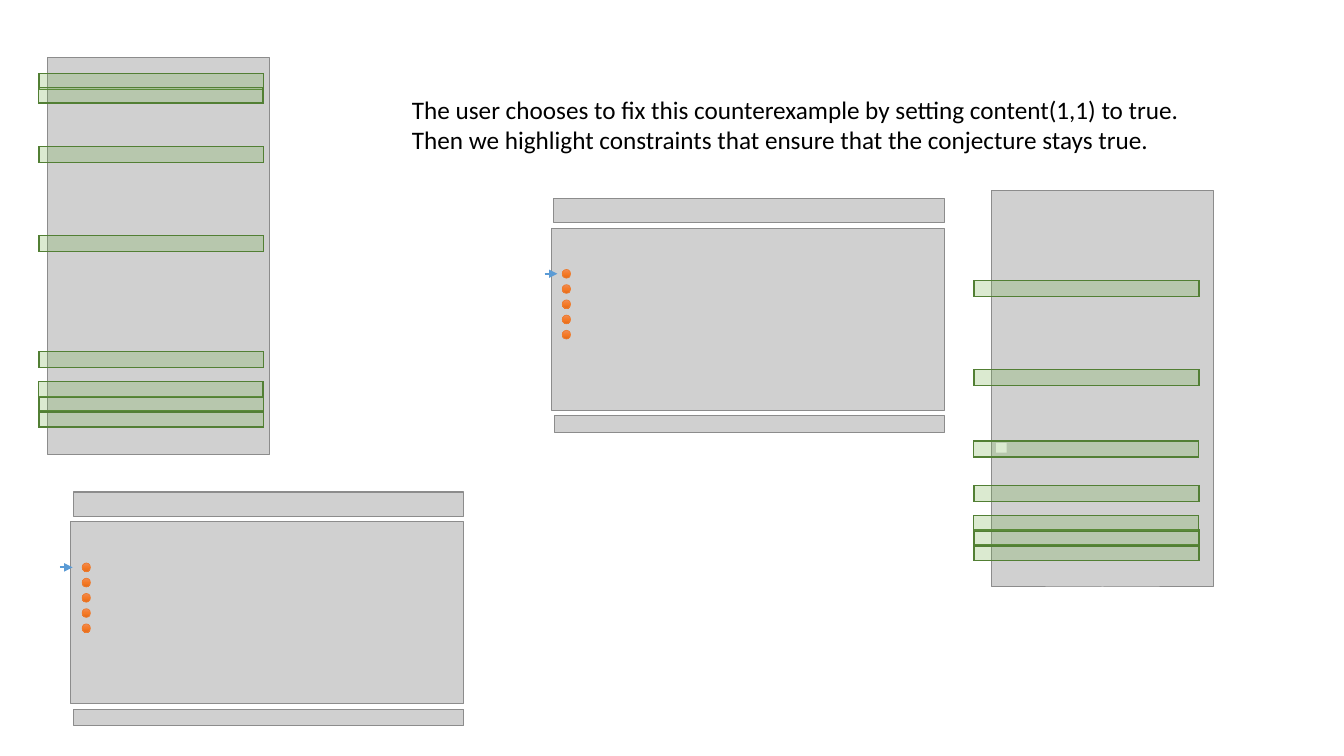
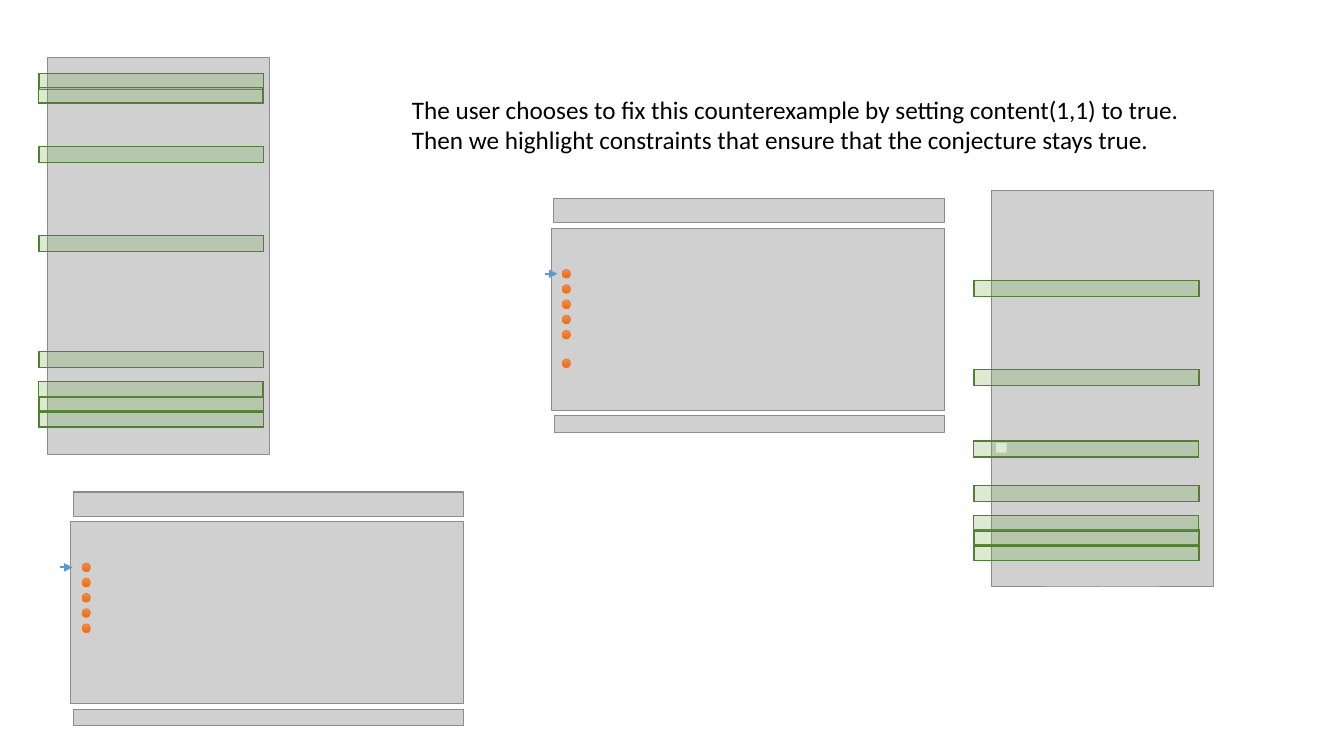
Before and after one commit to tjhance/ivy-research, a slide deck: slide 23 of interactive_proof/counterexample_generalization.pptx. Drawn at 1344x756 pixels with LibreOffice and Linux fonts; fonts in the diff are those of the drawing; grey boxes stand for pictures. Boxes give left, top, right and bottom in pixels: in the first picture for what was removed or moved away, otherwise in the second. Text is boxed around its words. In the diff, an @@ line names an element or a change of style, - is before the commit and + after.

Commit message:
update

```diff
--- a/interactive_proof/counterexample_generalization.pptx
+++ b/interactive_proof/counterexample_generalization.pptx
@@ ellipse added at (x1=563, y1=359, x2=571, y2=368), fill gradient #F18C57 to #F67B28 to #E56C19, outline #ED7D31 0.5 pt @@
```
